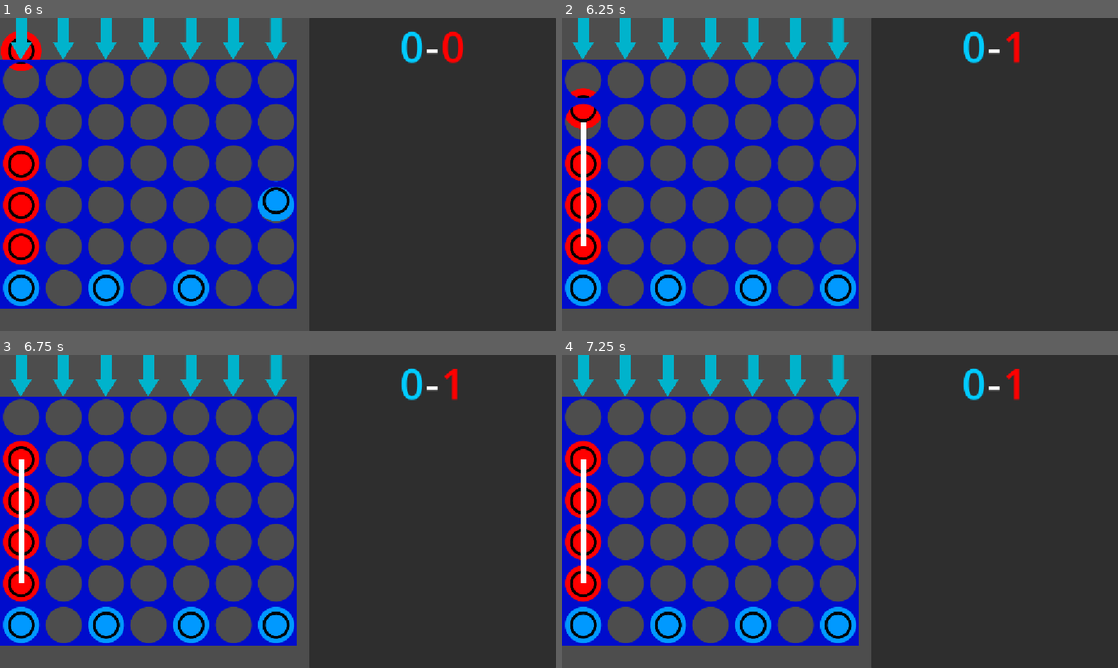
Above: before the commit, frames 1-4 (two rows, left to right).
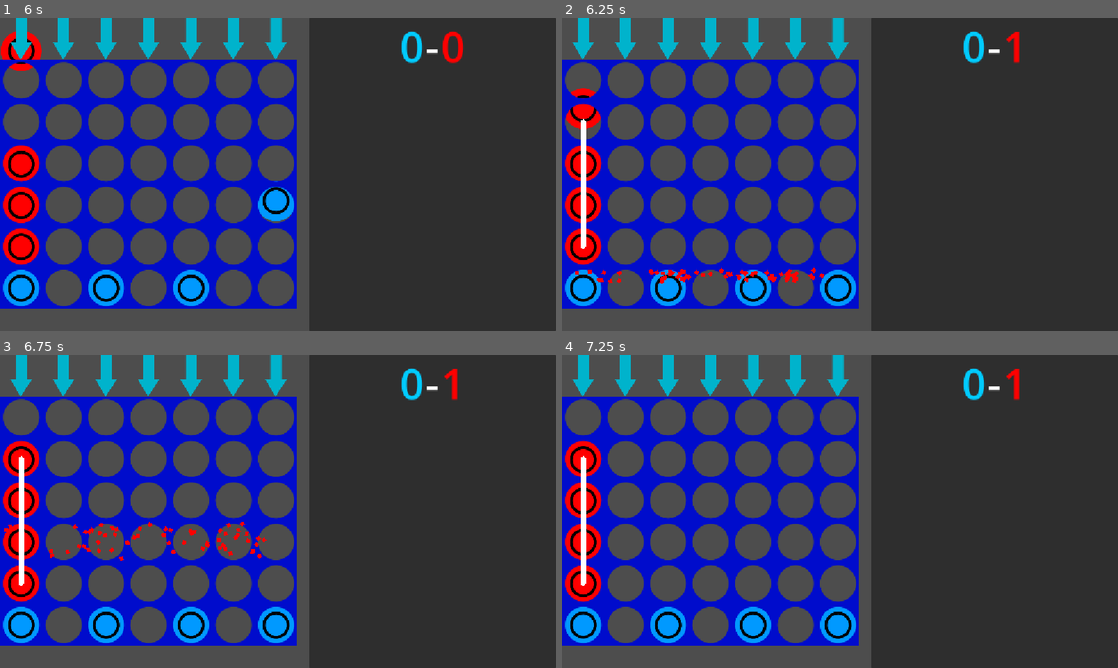
Above: after the commit, the same moments.

Repository: Emarald64/connect-4
Game: Godot game, scene res://scenes/main.tscn
Same seed, same stepped clock (60 frames per second), same inputs: the game is played once before the commit and once after it.
Inputs (mouse positions are in pixels of both pictures, inside the frame that each line leads up to):
- Up to frame 1 (6 s): click (22, 39) at 0.5 s; click (61, 39) at 1.27 s; click (105, 39) at 2.02 s; click (150, 39) at 2.77 s; click (189, 39) at 3.52 s; click (233, 39) at 4.27 s; click (278, 39) at 5.02 s; click (22, 80) at 5.75 s
- Up to frame 2 (6.25 s): no input
- Up to frame 3 (6.75 s): click (61, 417) at 6.52 s
- Up to frame 4 (7.25 s): no input

Frame 1 is identical in both runs. In frame 2, 0.5% of the frame differs, in the area x 2-48%, y 32-85%; in frame 3, 0.5%, in the area x 0-48%, y 32-74%; in frame 4, less than 0.1%.

Commit message:
added win and lose sfx

Diff:
--- a/scenes/main.gd
+++ b/scenes/main.gd
@@ -62,11 +62,17 @@
 		if score!=scoreOutcome.draw:
 			$Line2D.show()
 			if score==scoreOutcome.blue:
+				$GPUParticles2D.process_material.color=Color(0.0, 0.6, 1.0, 1.0)
 				blueScore+=1
 				%BlueScore.text=str(blueScore)
+				$AudioStreamPlayer.stream=preload("res://assets/tada.mp3")
 			elif score==scoreOutcome.red:
+				$GPUParticles2D.process_material.color=Color.RED
 				redScore+=1
 				%RedScore.text=str(redScore)
+				$AudioStreamPlayer.stream=preload("res://assets/buzzer.mp3")
+		$AudioStreamPlayer.play()
+		$GPUParticles2D.emitting=true
 		await get_tree().create_timer(2).timeout
 		#print('reset')
 		clear(score==scoreOutcome.red)
--- a/scenes/main.tscn
+++ b/scenes/main.tscn
@@ -1,9 +1,35 @@
-[gd_scene load_steps=3 format=3 uid="uid://djgj8htnohbn4"]
+[gd_scene load_steps=6 format=3 uid="uid://djgj8htnohbn4"]
 
 [ext_resource type="Script" uid="uid://cvu2urblddtwg" path="res://scenes/main.gd" id="1_o5qli"]
 
 [sub_resource type="RectangleShape2D" id="RectangleShape2D_o5qli"]
 size = Vector2(616, 20)
+
+[sub_resource type="Curve" id="Curve_o5qli"]
+_data = [Vector2(0, 1), 0.0, 0.0, 0, 0, Vector2(0.75, 1), 0.0, 0.0, 0, 0, Vector2(1, 0), -4.0, 0.0, 0, 0]
+point_count = 3
+
+[sub_resource type="CurveTexture" id="CurveTexture_0wfyh"]
+curve = SubResource("Curve_o5qli")
+
+[sub_resource type="ParticleProcessMaterial" id="ParticleProcessMaterial_sugp2"]
+particle_flag_disable_z = true
+emission_shape = 3
+emission_box_extents = Vector3(250, 1, 1)
+angle_min = -179.99998
+angle_max = 180.00002
+direction = Vector3(0, -1, 0)
+spread = 15.0
+initial_velocity_min = 500.0
+initial_velocity_max = 600.0
+angular_velocity_min = -200.00002
+angular_velocity_max = 199.99998
+radial_velocity_min = -2.2351742e-05
+radial_velocity_max = -2.2351742e-05
+gravity = Vector3(0, 500, 0)
+scale_min = 8.0
+scale_max = 8.0
+alpha_curve = SubResource("CurveTexture_0wfyh")
 
 [node name="main" type="Control"]
 layout_mode = 3
@@ -78,5 +104,18 @@
 visible = false
 z_index = 5
 points = PackedVector2Array(0, 0, 0, 0)
+begin_cap_mode = 2
+end_cap_mode = 2
+
+[node name="GPUParticles2D" type="GPUParticles2D" parent="."]
+position = Vector2(298, 647)
+emitting = false
+amount = 64
+one_shot = true
+explosiveness = 1.0
+process_material = SubResource("ParticleProcessMaterial_sugp2")
+
+[node name="AudioStreamPlayer" type="AudioStreamPlayer" parent="."]
+volume_db = -10.0
 
 [connection signal="timeout" from="Placing Cooldown" to="." method="checkPlayComputerMove"]
Not shown, added: assets/buzzer.mp3.import
Not shown, added: assets/tada.mp3.import
Not shown, added: assets/buzzer.mp3
Not shown, added: assets/tada.mp3
